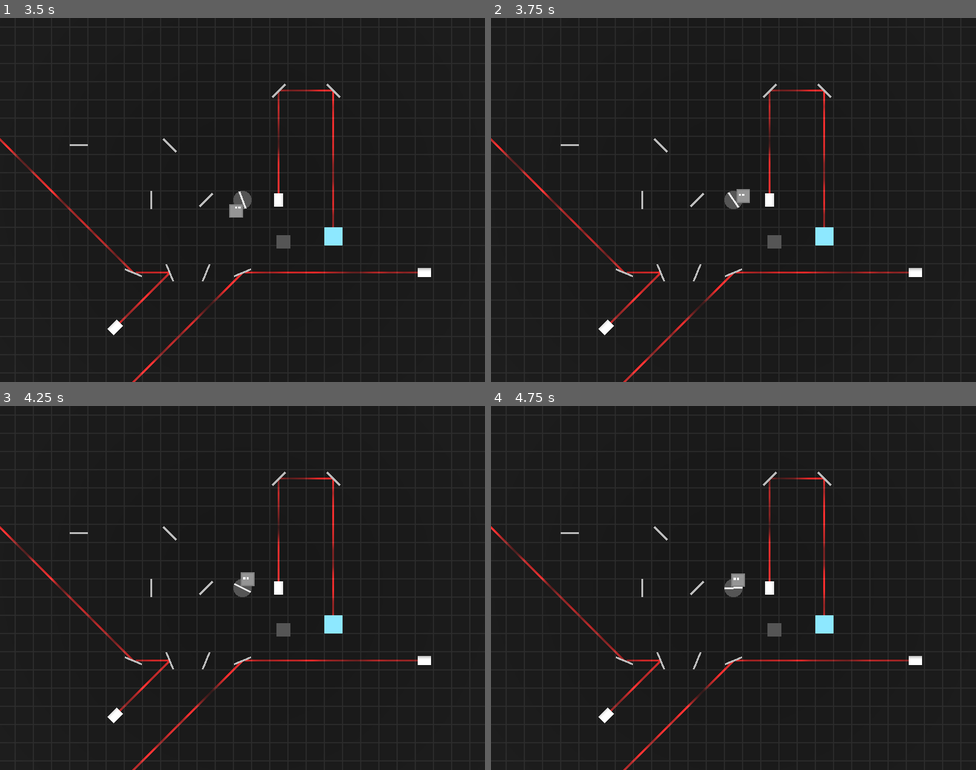
Above: before the commit, frames 1-4 (two rows, left to right).
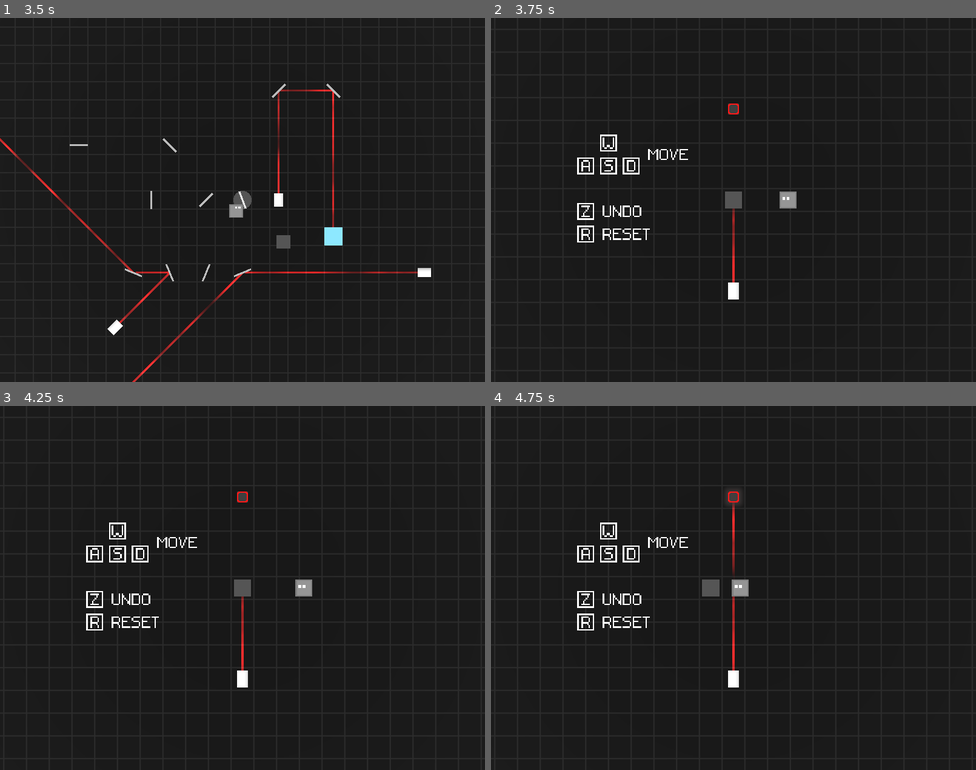
Above: after the commit, the same moments.

Repository: RiverApril/EnergyJam
Game: Godot game, scene res://main_scene.tscn
Same seed, same stepped clock (60 frames per second), same inputs: the game is played once before the commit and once after it. This scene is started directly instead of the project's main scene.
Inputs (mouse positions are in pixels of both pictures, inside the frame that each line leads up to):
- Up to frame 1 (3.5 s): tap Enter at 0.5 s; move the mouse to (349, 181) at 0.52 s; hold D (Right) 0.53-1.28 s; tap Z (Undo) every 0.75 s from 0.6 to 2.85 s; move the mouse to (145, 218) at 1.27 s; hold S (Down) 1.28-2.03 s; move the mouse to (291, 119) at 2.02 s; hold D (Right) 2.03-2.78 s; move the mouse to (218, 272) at 2.77 s; hold W (Up) from 2.78 s (still down)
- Up to frame 2 (3.75 s): tap R (Reset) at 3.5 s; move the mouse to (879, 254) at 3.52 s; release W (Up) at 3.53 s; hold A (Left) from 3.53 s (still down); tap Z (Undo) at 3.6 s
- Up to frame 3 (4.25 s): keep holding A (Left); tap R (Reset) at 4.15 s
- Up to frame 4 (4.75 s): keep holding A (Left); move the mouse to (588, 533) at 4.27 s; tap Z (Undo) at 4.35 s

Frame 1 is identical in both runs. In frame 2, 3.0% of the frame differs, in the area x 0-89%, y 18-100%; in frame 3, 3.0%; in frame 4, 3.2%.
Error in both runs: Cannot call method 'get_active_material' on a null value. (res://scripts/glow.gd:27)

Commit message:
fix undo on cuttable and changed to force a reset key to a hard reset just in case

Diff:
--- a/scripts/cuttable.gd
+++ b/scripts/cuttable.gd
@@ -51,13 +51,12 @@
 		var angle1: float = direction_and_split["angle1"] * PI / 180.0
 		var push1: Vector3 = direction_and_split["push1"]
 
-
 		scene1.teleport(movable.position)
 		scene1.push(push1)
-		scene1.rotate_y(angle1)
+		scene1.rotation = Vector3(0.0, angle1, 0.0)
 
 		scene2.teleport(movable.position)
 		scene2.push(-push1)
-		scene2.rotate_y(angle1 + PI)
+		scene2.rotation = Vector3(0.0, angle1 + PI, 0.0)
 
 		movable.teleport(HIDING_POSITION)
--- a/scripts/singletons/history_buffer.gd
+++ b/scripts/singletons/history_buffer.gd
@@ -19,6 +19,7 @@
 
 	if Input.is_action_just_pressed("Reset"):
 		reset()
+		LevelControl.reload_curret_level()
 
 
 
--- a/scripts/singletons/level_control.gd
+++ b/scripts/singletons/level_control.gd
@@ -11,11 +11,17 @@
 		if event.pressed and event.keycode == KEY_ESCAPE:
 			go_to_next_level()
 
+func reload_curret_level():
+	load_level(Globals.current_level_index)
+
 func go_to_next_level():
 	Globals.current_level_index += 1
 	if Globals.current_level_index >= all_levels.levels.size():
 		Globals.current_level_index = 0
 
-	var level_path = all_levels.levels_folder + all_levels.levels[Globals.current_level_index] + ".tscn"
+	load_level(Globals.current_level_index)
+
+func load_level(index: int):
+	var level_path = all_levels.levels_folder + all_levels.levels[index] + ".tscn"
 	HistoryBuffer.reset()
 	get_tree().change_scene_to_file(level_path)
